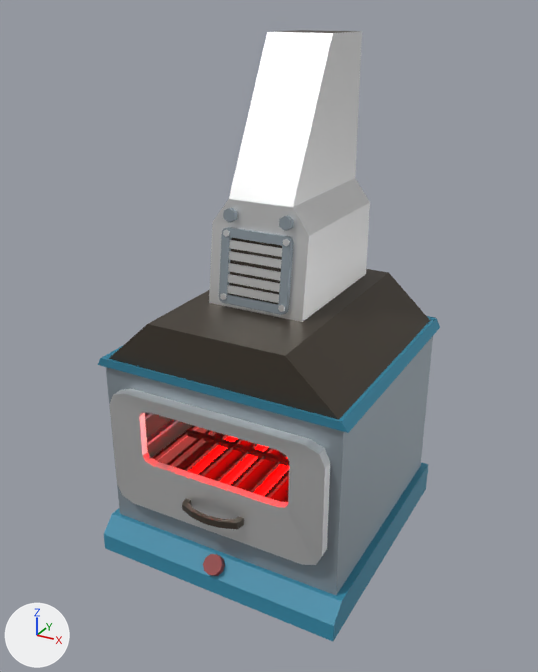
An edit to the FBX model Assets/_/_ART/_3D/3DModels/Workstation/3D_workstation_Oven.fbx, drawn before and after from the same camera.
Before and after are seen from a 50 mm camera at (3.74, -3.86, 4.28) aimed at (1.08, 0.97, 1.86). Every picture has the same lights, and +X, +Y and +Z are marked at lower left. Where no turn or scale is listed for an object, it has been applied to the vertices. Vertices at the same position are counted once.

The first picture shows '3D_workstation_Oven_Box', '3D_workstation_Oven_Door', '3D_workstation_Oven_Grill'.
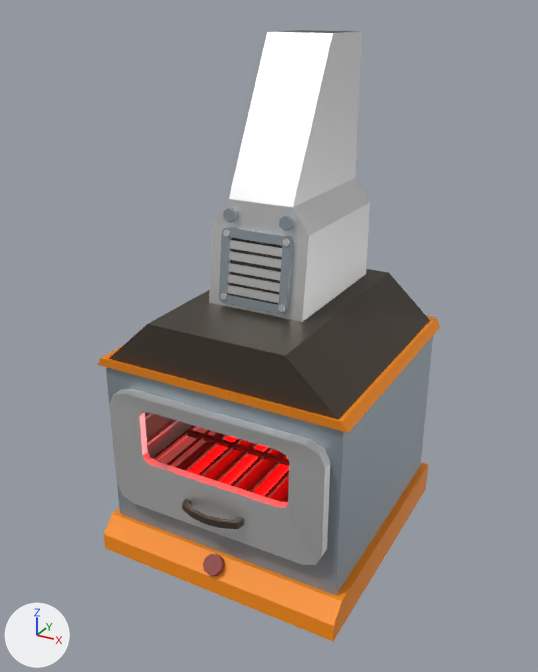
Commit message: staire + color workstation

Where the newer file only moved an object's origin or applied its transform, the numbers keep the older frame.

Location of each change, [x1, y1, x2, y2] in pixels of the pictures (538 x 672 px):
part 1 of me_cube_036, recoloured (cyan to orange)
    both: [98, 316, 440, 641]

The change, as a list of edits to the scene's bpy script:
```text
Add mat_mat_workstation_orange:
    mat_mat_workstation_orange = principled_material('MAT_Workstation_Orange')
    mat_mat_workstation_orange.base_color = (1.0, 0.283, 0.00355)  # orange #ff910c
Change me_cube_036:
    where me_cube_036.from_pydata(...)  # 592 vertices, 435 faces; spans x 0.0..2.16, y -0.03..2.19, z 0.0..4.12
    used by ob_3d_workstation_oven_box; location = (0.0, 0.001, 0.0)
    me_cube_036 part 1: all 23 faces that had it switch from mat_mat_workstation_bleu_002 (cyan #368caa) to mat_mat_workstation_orange (orange #ff910c)
```
